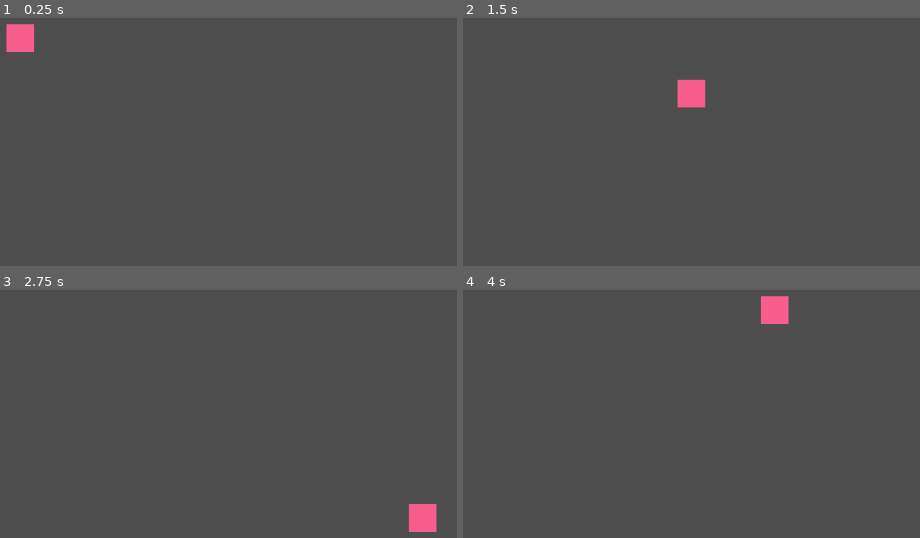
Above: before the commit, frames 1-4 (two rows, left to right).
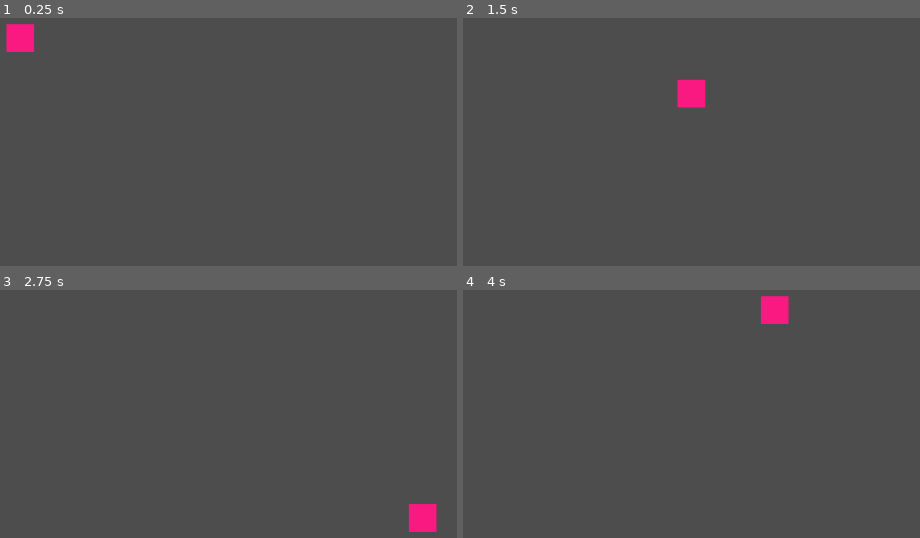
Above: after the commit, the same moments.

Repository: dead-rabbit-studio/hell-scout
Game: Godot game, scene res://main_game.tscn
Two runs of this game, one before a commit and one after it. Both use one fixed random seed, a clock stepped at 60 frames per second and the inputs below.
Inputs:
- Up to frame 1 (0.25 s): no input
- Up to frame 2 (1.5 s): tap Enter at 0.5 s; hold Right (move_right) 0.53-1.28 s; hold Down (move_down) from 1.28 s (still down)
- Up to frame 3 (2.75 s): release Down (move_down) at 2.03 s; hold Right (move_right) from 2.03 s (still down)
- Up to frame 4 (4 s): release Right (move_right) at 2.78 s; hold Up (move_up) 2.78-3.53 s; hold Left (move_left) from 3.53 s (still down)

The runs differ from the first frame. In frame 1, 0.7% of the frame differs, in the area x 1-8%, y 2-14%; in frame 2, 0.7%; in frame 3, 0.7%; in frame 4, 0.7%.

Commit message:
feat: change player color

Diff:
--- a/Player.gd
+++ b/Player.gd
@@ -1,10 +1,6 @@
 extends CharacterBody2D
 
 const SPEED = 400.0
-
-# Get the gravity from the project settings to be synced with RigidBody nodes.
-var gravity: int = ProjectSettings.get_setting("physics/2d/default_gravity")
-
 
 func _physics_process(delta: float) -> void:
 	var direction = Input.get_vector("move_left", "move_right", "move_up", "move_down")
--- a/player.tscn
+++ b/player.tscn
@@ -12,7 +12,7 @@
 [node name="ColorRect" type="ColorRect" parent="."]
 offset_right = 40.0
 offset_bottom = 40.0
-color = Color(0.968627, 0.368627, 0.552941, 1)
+color = Color(0.980392, 0.0941176, 0.505882, 1)
 
 [node name="CollisionShape2D" type="CollisionShape2D" parent="."]
 position = Vector2(20, 20)
